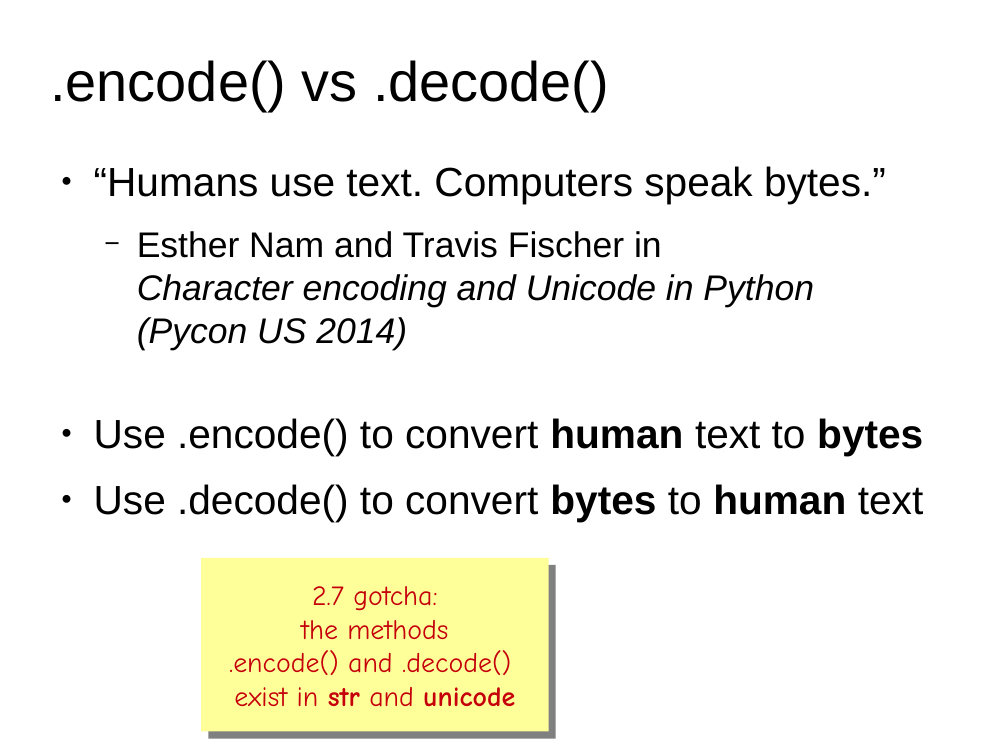
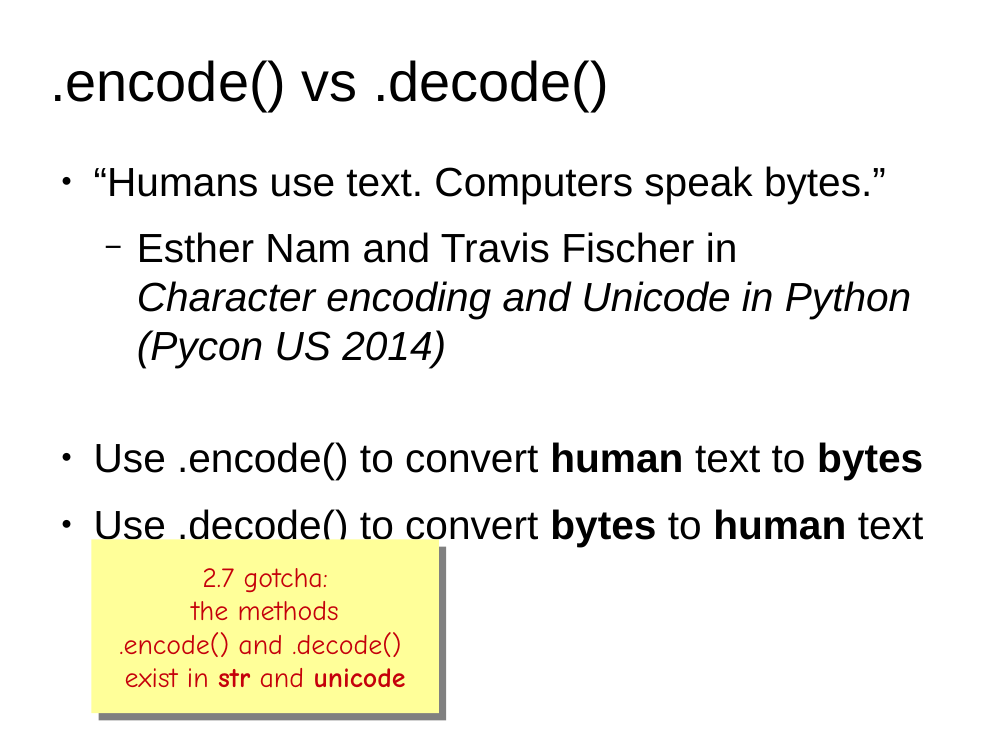
Before and after one commit to fluentpython/unicode-solutions, a slide deck: slide 13 of unicode-solutions.odp (slide 6 before the commit). Drawn at 1008x756 pixels with LibreOffice and Linux fonts; fonts in the diff are those of the drawing; background and template pictures are left out. Boxes give left, top, right and bottom in pixels: in the first picture for what was removed or moved away, otherwise in the second. Text is boxed around its words. In the diff, an @@ line names an element or a change of style, - is before the commit and + after.

```diff
--- a/unicode-solutions.odp
+++ b/unicode-solutions.odp
@@ text at [137,232,911,368]: size 28 to 32 pt in "Esther Nam and Travis Fischer in Character ..." @@
@@ rectangle "2.7 gotcha:": place and size @@
-rectangle "2.7 gotcha:" at [201,558,549,732]
+rectangle "2.7 gotcha:" at [91,540,439,713]
```
Also in this commit, not shown: 5 other slides changed, 12 slides added, 9 other files.
